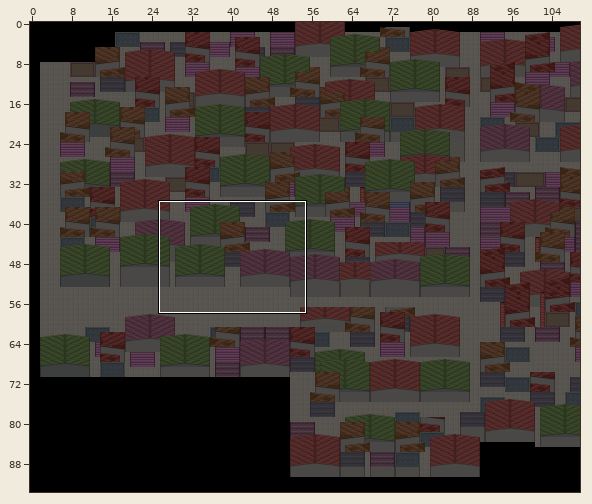
Tiled map: Resources/map/STREET-suzaku-backalley.tmx. Above: a wide view before the commit, with the close-up outlined.
Close-up. Before:
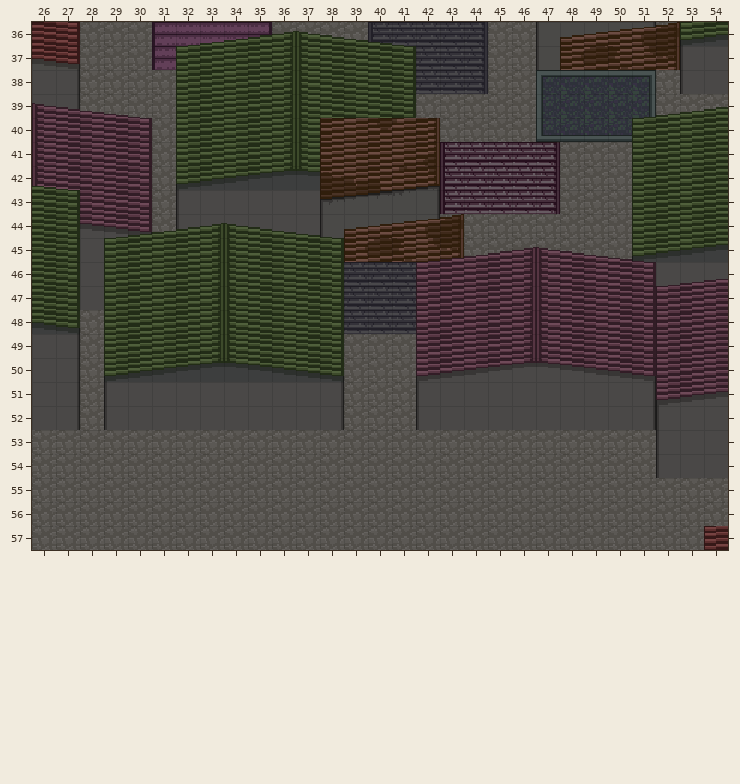
Cells are 16x16 px. Shown: x 26..54, y 36..57. The commit also changed other parts of the map, which this record leaves out. Tiles whose own drawing changed are shown in their newer look in all pictures.
After:
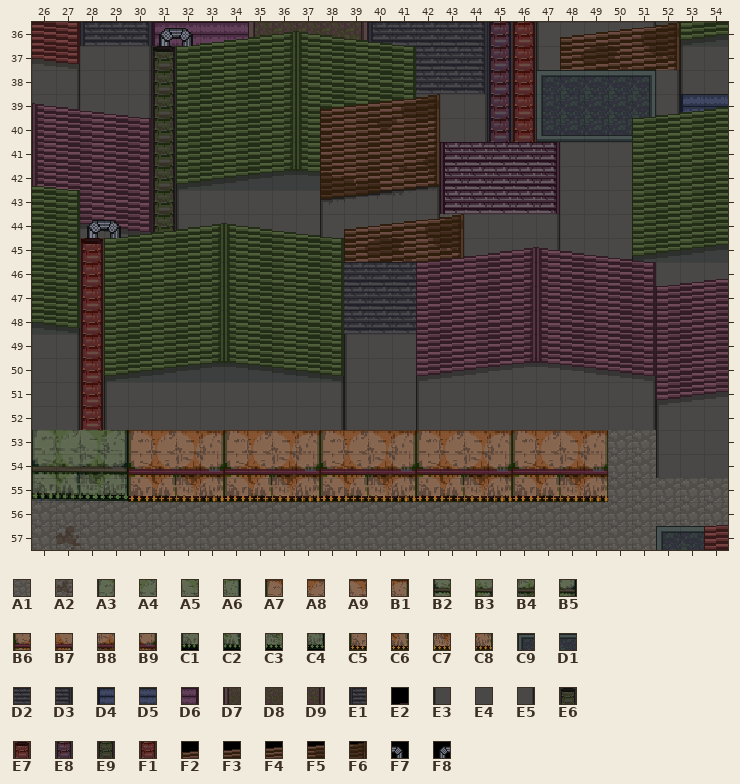
Key: from "chinaTown": A1 40, A2 44, A3 660, A4 661, A5 662, A6 663, A7 678, A8 679, A9 680, B1 681, B2 690, B3 691, B4 692, B5 693, B6 708, B7 709, B8 710, B9 711, C1 720, C2 721, C3 722, C4 723, C5 738, C6 739, C7 740, C8 741, C9 750, D1 751, D2 761, D3 764, D4 770, D5 771, D6 779, D7 785, D8 786, D9 789, E1 790, E2 840, E3 1020, E4 1021, E5 1029, E6 1135, E7 1136, E8 1164, E9 1165, F1 1166, F2 1364, F3 1365, F4 1366, F5 1367, F6 1549, F7 1651, F8 1680.
__ is an empty cell, ## one hidden under a higher layer, .. an unchanged one.
Tiles of an added or newly shown layer are drawn over the layers below it.
Edits made:
--- layer "Base"
@@ x 32..49 @@
-54 .. .. .. .. .. .. .. .. .. .. .. .. .. .. .. .. .. A1
-55 A1 .. .. .. .. .. .. .. .. .. .. .. .. .. .. .. .. ..
+54 .. .. .. .. .. .. .. .. .. .. .. .. .. .. .. .. .. ##
+55 ## .. .. .. .. .. .. .. .. .. .. .. .. .. .. .. .. ..
@@ x 27..27 @@
-57 A1
+57 A2
--- layer "pipeShita"
@@ x 28..30 @@
-36 __ __ __
+36 E1 D2 D3
@@ x 31..31 @@
-43 __
-44 __
+43 E9
+44 E9
--- layer "MonoShita"
@@ x 28..54 @@
-36 .. .. .. .. .. .. .. D6 __ __ __ __ .. .. .. .. .. .. .. .. .. .. .. .. .. .. ..
-37 __ __ __ .. .. .. .. .. .. .. .. .. .. .. .. .. .. .. .. .. .. .. .. .. .. .. ..
-38 __ __ __ .. .. .. .. .. .. .. .. .. .. .. .. .. .. .. .. .. .. .. .. .. __ .. ..
-39 __ __ __ .. .. .. .. .. .. .. .. .. .. .. __ __ __ .. .. .. .. .. .. .. __ __ __
-40 .. .. .. .. .. .. .. .. .. .. .. .. .. .. .. __ __ .. .. .. .. .. .. .. .. .. ..
-41 .. .. .. .. .. .. .. .. .. .. .. .. .. .. .. .. .. .. .. .. __ __ __ .. .. .. ..
-42 .. .. .. .. .. .. .. .. .. .. .. .. .. .. .. .. .. .. .. .. __ __ __ .. .. .. ..
-43 .. .. .. .. .. .. .. .. .. .. .. .. .. .. .. .. .. .. .. .. __ __ __ .. .. .. ..
-44 .. .. .. .. .. .. .. .. .. .. .. .. .. .. .. .. __ __ __ __ __ __ __ .. .. .. ..
-45 .. .. .. .. .. .. .. .. .. .. .. .. .. .. .. .. __ __ __ __ __ __ __ .. .. .. ..
+36 .. .. .. .. .. .. .. D7 D8 D8 D8 D9 .. .. .. .. .. .. .. .. .. .. .. .. .. .. ..
+37 E4 E4 E5 .. .. .. .. .. .. .. .. .. .. .. .. .. .. .. .. .. .. .. .. .. .. .. ..
+38 E4 E4 E5 .. .. .. .. .. .. .. .. .. .. .. .. .. .. .. .. .. .. .. .. .. E5 .. ..
+39 E4 E4 E5 .. .. .. .. .. .. .. .. .. .. .. E4 E4 E5 .. .. .. .. .. .. .. E5 D4 D5
+40 .. .. .. .. .. .. .. .. .. .. .. .. .. .. .. E4 E5 .. .. .. .. .. .. .. .. .. ..
+41 .. .. .. .. .. .. .. .. .. .. .. .. .. .. .. .. .. .. .. .. E4 E4 E4 .. .. .. ..
+42 .. .. .. .. .. .. .. .. .. .. .. .. .. .. .. .. .. .. .. .. E4 E4 E4 .. .. .. ..
+43 .. .. .. .. .. .. .. .. .. .. .. .. .. .. .. .. .. .. .. .. E4 E4 E4 .. .. .. ..
+44 .. .. .. .. .. .. .. .. .. .. .. .. .. .. .. .. E4 E4 E4 E5 E4 E4 E4 .. .. .. ..
+45 .. .. .. .. .. .. .. .. .. .. .. .. .. .. .. .. E4 E4 E4 E5 E4 E4 E4 .. .. .. ..
@@ x 39..41 @@
-49 __ __ __
-50 __ __ __
-51 __ __ __
-52 __ __ __
+49 E3 E4 E4
+50 E3 E4 E4
+51 E3 E4 E4
+52 E3 E4 E4
@@ x 52..53 @@
-57 __ __
+57 C9 D1
--- layer "MonoUeSub"
@@ x 38..42 @@
-39 __ __ __ __ __
+39 F2 F3 F4 F5 F6
--- layer "pipeUe"
@@ x 31..46 @@
-36 .. .. .. .. .. .. .. .. .. .. .. .. .. .. __ __
-37 __ .. .. .. .. .. .. .. .. .. .. .. .. .. __ __
-38 __ .. .. .. .. .. .. .. .. .. .. .. .. .. __ __
-39 __ .. .. .. .. .. .. .. .. .. .. .. .. .. __ __
-40 __ .. .. .. .. .. .. .. .. .. .. .. .. .. __ __
-41 __ .. .. .. .. .. .. .. .. .. .. .. .. .. .. ..
-42 __ .. .. .. .. .. .. .. .. .. .. .. .. .. .. ..
+36 .. .. .. .. .. .. .. .. .. .. .. .. .. .. E8 F1
+37 E6 .. .. .. .. .. .. .. .. .. .. .. .. .. E8 F1
+38 E9 .. .. .. .. .. .. .. .. .. .. .. .. .. E8 F1
+39 E9 .. .. .. .. .. .. .. .. .. .. .. .. .. E8 F1
+40 E9 .. .. .. .. .. .. .. .. .. .. .. .. .. E8 F1
+41 E9 .. .. .. .. .. .. .. .. .. .. .. .. .. .. ..
+42 E9 .. .. .. .. .. .. .. .. .. .. .. .. .. .. ..
@@ x 28..28 @@
-45 __
-46 __
-47 __
-48 __
-49 __
-50 __
-51 __
-52 __
+45 E7
+46 F1
+47 F1
+48 F1
+49 F1
+50 F1
+51 F1
+52 F1
--- layer "yatai" (added)
@@ x 26..49 @@
-53 __ __ __ __ __ __ __ __ __ __ __ __ __ __ __ __ __ __ __ __ __ __ __ __
-54 __ __ __ __ __ __ __ __ __ __ __ __ __ __ __ __ __ __ __ __ __ __ __ __
-55 __ __ __ __ __ __ __ __ __ __ __ __ __ __ __ __ __ __ __ __ __ __ __ __
+53 A3 A4 A5 A6 A7 A8 A9 B1 A7 A8 A9 B1 A7 A8 A9 B1 A7 A8 A9 B1 A7 A8 A9 B1
+54 B2 B3 B4 B5 B6 B7 B8 B9 B6 B7 B8 B9 B6 B7 B8 B9 B6 B7 B8 B9 B6 B7 B8 B9
+55 C1 C2 C3 C4 C5 C6 C7 C8 C5 C6 C7 C8 C5 C6 C7 C8 C5 C6 C7 C8 C5 C6 C7 C8
--- layer "pipeCharaUe" (added)
@@ x 31..32 @@
-36 __ __
+36 F8 F7
@@ x 28..29 @@
-44 __ __
+44 F8 F7
--- layer "CharaUeroof"
@@ x 54..54 @@
-56 __
+56 E2
Pixel boxes of the changes (left, top, right, bottom) in both close-ups:
changed: (32, 22, 632, 502)
added: (656, 70, 728, 115)
added: (656, 525, 728, 550)
changed: (56, 526, 80, 550)
